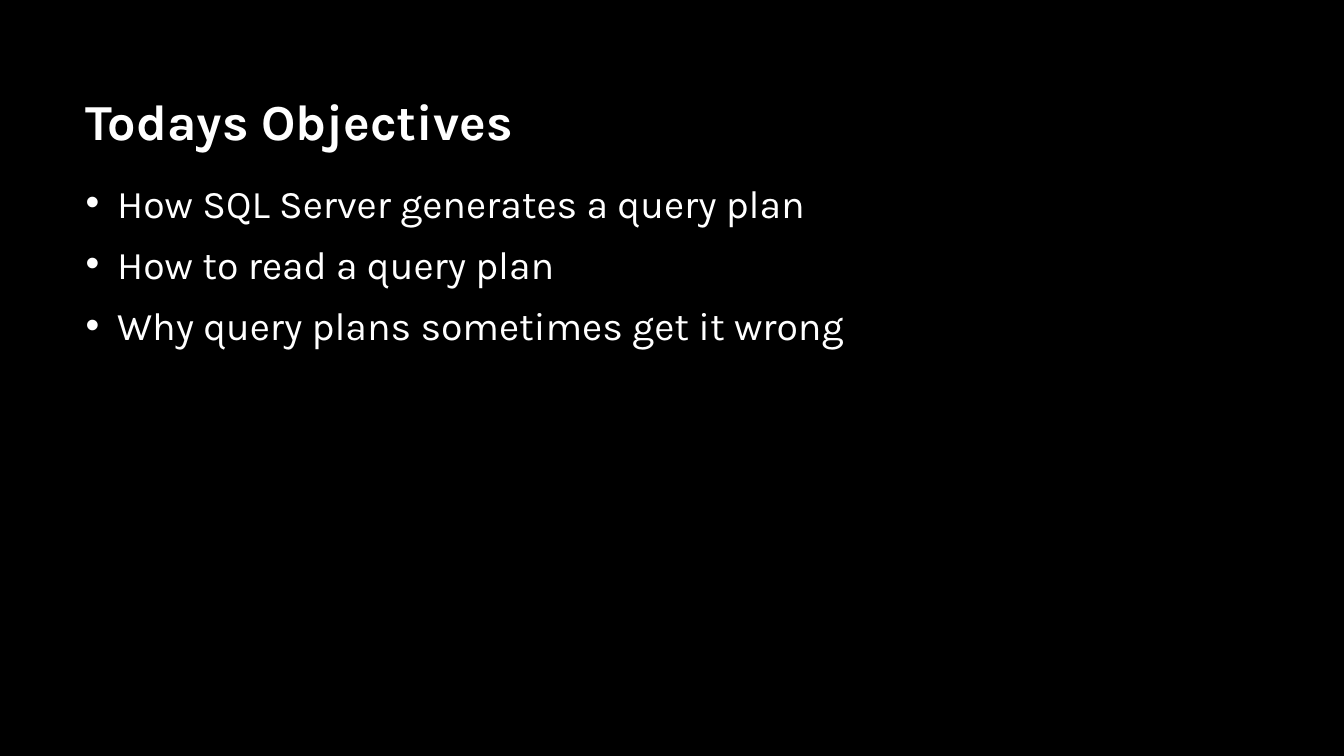
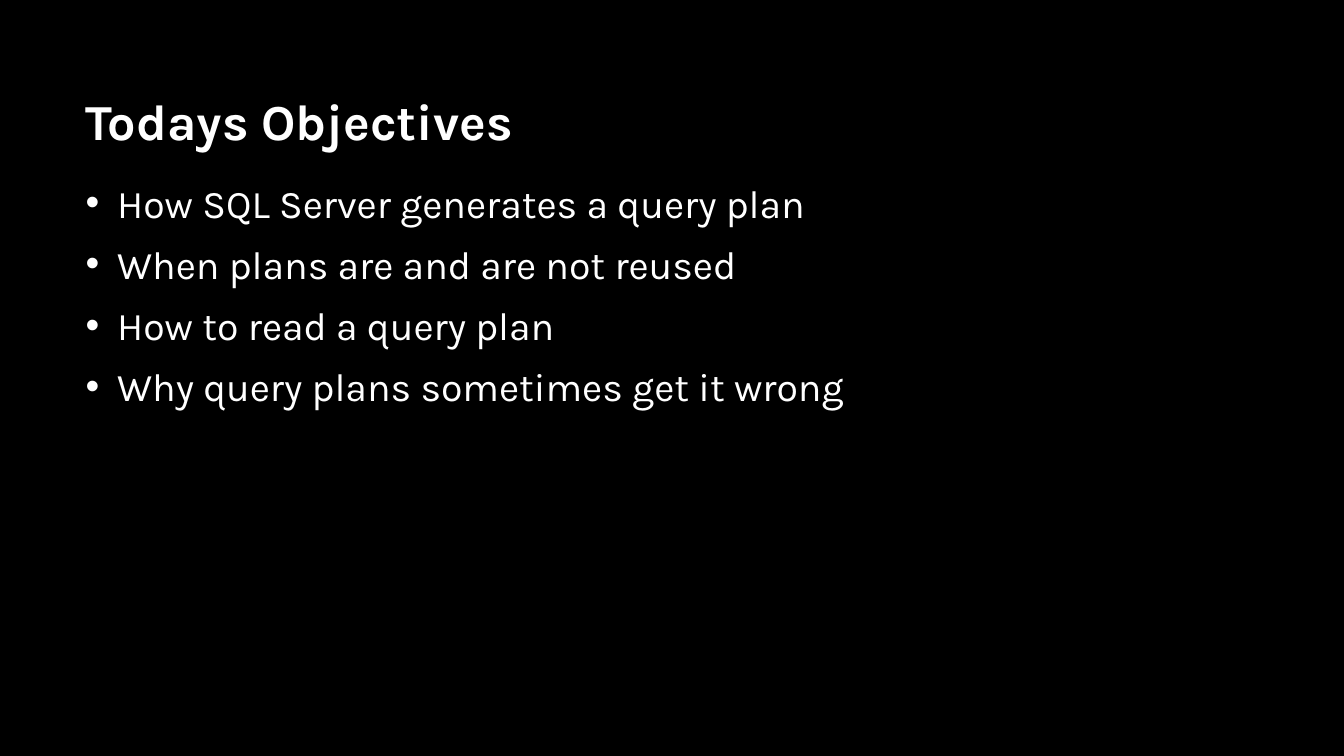
Before and after one commit to sabinio/SQLTraining, a slide deck: slide 2 of Slides/3. Query Execution.pptx. Drawn at 1344x756 pixels with LibreOffice and Linux fonts; fonts in the diff are those of the drawing; background and template pictures are left out. Boxes give left, top, right and bottom in pixels: in the first picture for what was removed or moved away, otherwise in the second. Text is boxed around its words. In the diff, an @@ line names an element or a change of style, - is before the commit and + after.

```diff
--- a/Slides/3. Query Execution.pptx
+++ b/Slides/3. Query Execution.pptx
@@ text at (x1=117, y1=252, x2=737, y2=289): paragraph added @@
+• When plans are and are not reused
```
Also in this commit, not shown: 1 other slide changed.
